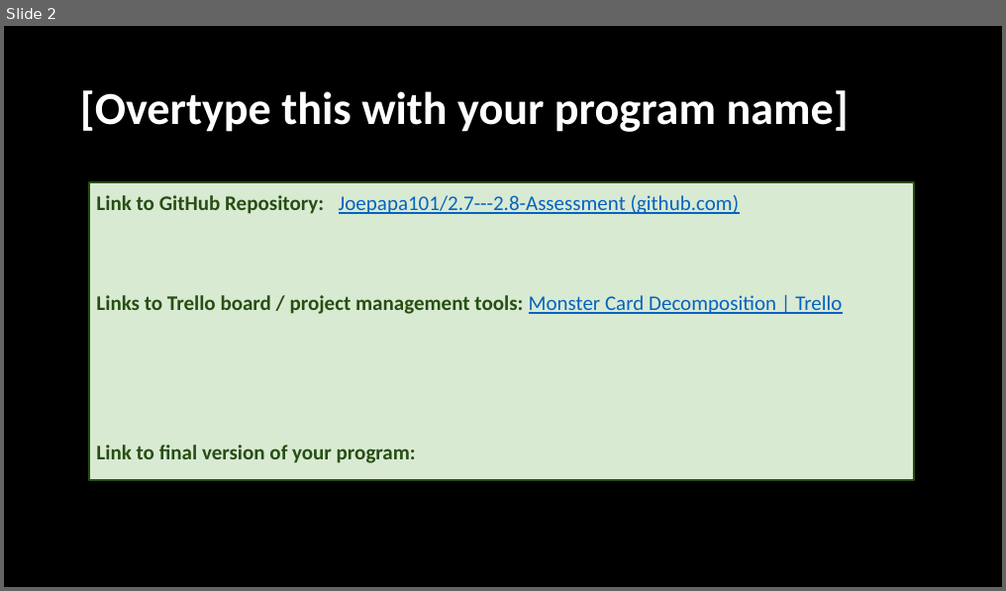
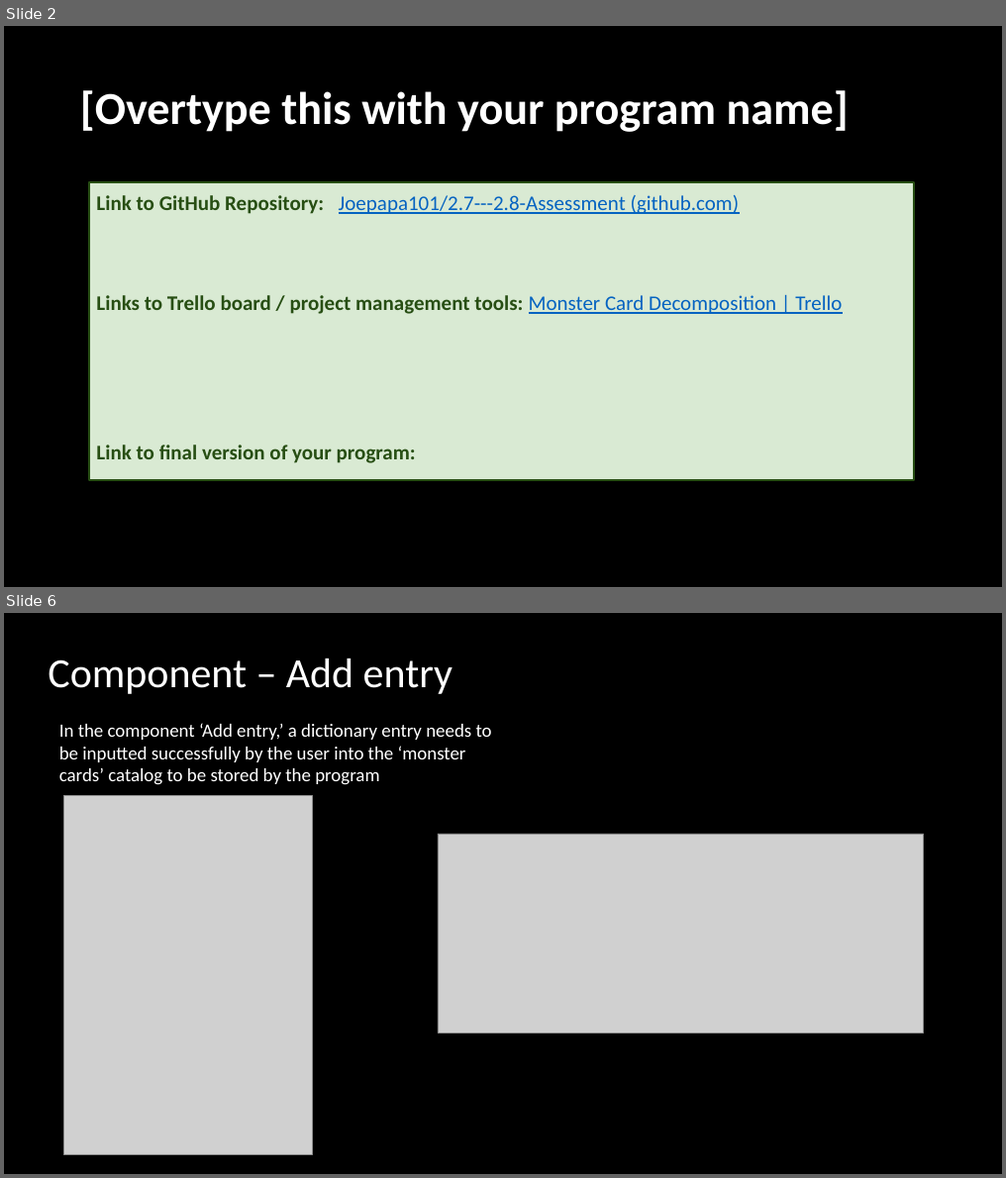
Before and after one commit to Joepapa101/2.7---2.8-Assessment, a slide deck: 2.7 and 2.8 Documentation Template.pptx. Shown one above the other, each under a label of ours: slide 2 before the commit, slides 2 and 6 after it; the slides between them are not shown. The pictures are 1006x591 and 1006x1178 pixels, drawn with LibreOffice and Linux fonts; fonts in the diff are those of the drawing; grey boxes stand for pictures. Boxes give left, top, right and bottom in pixels: in the first picture for what was removed or moved away, otherwise in the second. Text is boxed around its words. In the diff, an @@ line names an element or a change of style, - is before the commit and + after.

```diff
--- a/2.7 and 2.8 Documentation Template.pptx
+++ b/2.7 and 2.8 Documentation Template.pptx
@@ slide 6 added at <box>4,613,1002,1174</box>, background #000000 @@
@@ title added at <box>48,659,452,694</box>, 40 pt, text #FFFFFF @@
+Component – Add entry
@@ text added at <box>59,723,492,785</box>, 18 pt, text #FFFFFF @@
+In the component ‘Add entry,’ a dictionary entry needs to be inputted successfully by the user into the ‘monster cards’ catalog to be stored by the program
@@ picture added at <box>63,796,312,1155</box> @@
@@ picture added at <box>438,834,924,1034</box> @@
```
Also in this commit, not shown: 5 slides changed, 24 other slides added, 1 slide removed, 10 other files.
